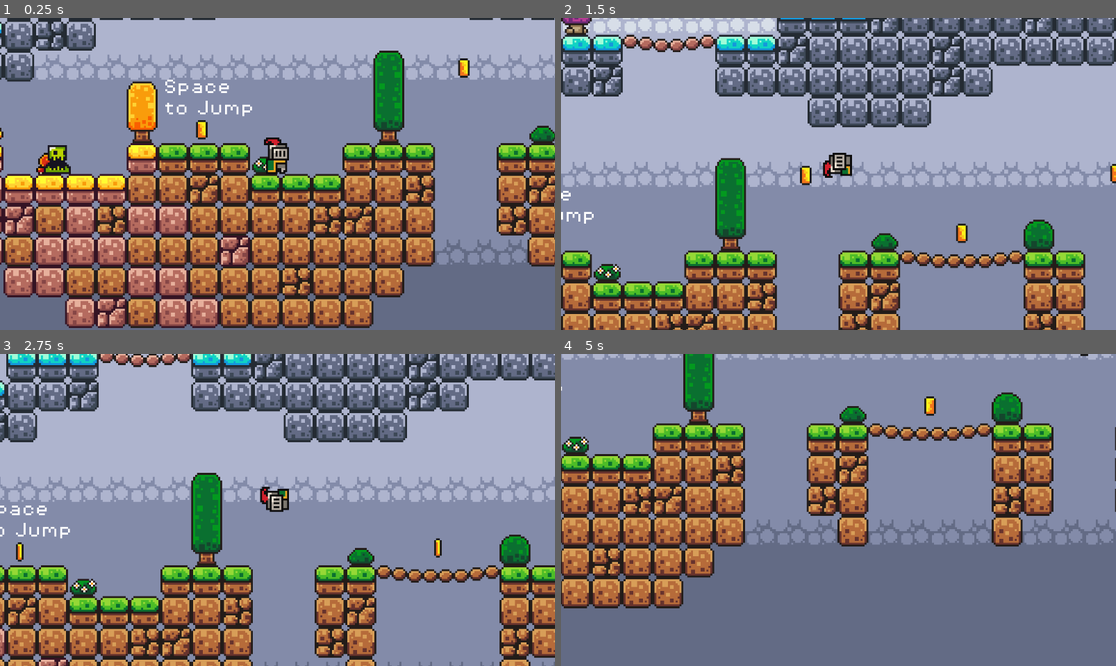
Above: before the commit, frames 1-4 (two rows, left to right).
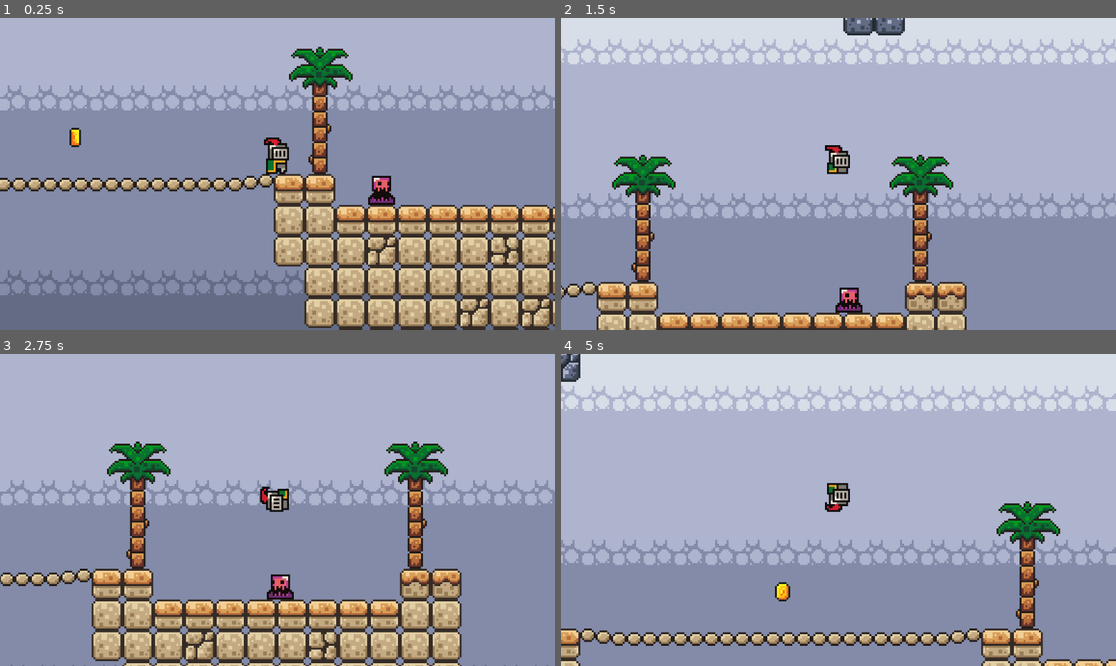
Above: after the commit, the same moments.

Repository: infi-defi/2d-platformer
Game: Godot game, scene res://scenes/game.tscn
Same seed, same stepped clock (60 frames per second), same inputs: the game is played once before the commit and once after it.
Inputs (mouse positions are in pixels of both pictures, inside the frame that each line leads up to):
- Up to frame 1 (0.25 s): no input
- Up to frame 2 (1.5 s): move the mouse to (960, 158) at 0.52 s; hold D (move_right) from 0.53 s (still down); click (960, 158) at 0.6 s; tap Space (jump) at 0.77, 0.8, 1.07, 1.35 s; move the mouse to (727, 189) at 1.27 s
- Up to frame 3 (2.75 s): tap Space (jump) at 1.52, 1.82, 2.3 s; click (166, 525) at 1.55 s; move the mouse to (333, 441) at 2.02 s; release D (move_right) at 2.03 s; hold A (move_left) from 2.03 s (still down); click (333, 441) at 2.1 s
- Up to frame 4 (5 s): move the mouse to (810, 572) at 2.77 s; release A (move_left) at 2.78 s; hold D (move_right) 2.78-4.28 s; click (810, 572) at 2.85 s; tap Space (jump) at 3.02, 3.32, 3.6, 3.77, 4.07, 4.52, 4.82 s; move the mouse to (1005, 556) at 3.52 s; tap R (reset, bound only after the commit) at 4.15 s; move the mouse to (672, 463) at 4.27 s; hold A (move_left) from 4.28 s (still down); click (672, 463) at 4.35 s

The runs differ from the first frame. In frame 1, 66% of the frame differs, in the area x 0-100%, y 0-100%; in frame 2, 51%; in frame 3, 51%; in frame 4, 100%.

Commit message:
added better enemy code & added attack stuff

Diff:
--- a/project.godot
+++ b/project.godot
@@ -44,6 +44,16 @@
 "events": [Object(InputEventKey,"resource_local_to_scene":false,"resource_name":"","device":-1,"window_id":0,"alt_press …(182 unchanged characters)…
 ]
 }
+attack={
+"deadzone": 0.5,
+"events": [Object(InputEventMouseButton,"resource_local_to_scene":false,"resource_name":"","device":-1,"window_id":0,"alt_pressed":false,"shift_pressed":false,"ctrl_pressed":false,"meta_pressed":false,"button_mask":1,"position":Vector2(160, 12),"global_position":Vector2(164, 53),"factor":1.0,"button_index":1,"canceled":false,"pressed":true,"double_click":false,"script":null)
+]
+}
+reset={
+"deadzone": 0.5,
+"events": [Object(InputEventKey,"resource_local_to_scene":false,"resource_name":"","device":-1,"window_id":0,"alt_pressed":false,"shift_pressed":false,"ctrl_pressed":false,"meta_pressed":false,"pressed":false,"keycode":0,"physical_keycode":82,"key_label":0,"unicode":114,"echo":false,"script":null)
+]
+}
 
 [rendering]
 
--- a/scenes/game.tscn
+++ b/scenes/game.tscn
@@ -5,7 +5,7 @@
 [ext_resource type="Texture2D" uid="uid://c8hmccnq25asm" path="res://assets/sprites/world_tileset.png" id="2_xwj7g"]
 [ext_resource type="PackedScene" uid="uid://cd3yxew0f2jm3" path="res://scenes/coin.tscn" id="4_2ay6v"]
 [ext_resource type="PackedScene" uid="uid://6vjmimc7i356" path="res://scenes/killzone.tscn" id="5_mkcj2"]
-[ext_resource type="PackedScene" uid="uid://c0yfewirnvxdr" path="res://scenes/slime.tscn" id="6_pd57p"]
+[ext_resource type="PackedScene" uid="uid://cwtlh8a4oucvp" path="res://scenes/slime_2.tscn" id="7_2bdib"]
 [ext_resource type="FontFile" uid="uid://ba5p3i381qvj1" path="res://assets/fonts/PixelOperator8.ttf" id="7_sad4y"]
 [ext_resource type="Script" path="res://scripts/game_manager.gd" id="8_5qrbf"]
 [ext_resource type="FontFile" uid="uid://bf14igco0n4up" path="res://assets/fonts/PixelOperator8-Bold.ttf" id="9_aq2rb"]
@@ -504,7 +504,7 @@
 layer_1/tile_data = PackedInt32Array(131072, 0, 0, 131073, 0, 0, 131074, 0, 0, 65539, 0, 0, 65540, 0, 0, 131071, 0, 0,  …(9593 unchanged characters)…
 
 [node name="player" parent="." instance=ExtResource("1_24cd3")]
-position = Vector2(26.197, 14.9554)
+position = Vector2(829.99, 5.3459)
 
 [node name="Camera2D" type="Camera2D" parent="player"]
 zoom = Vector2(4, 4)
@@ -578,16 +578,10 @@
 [node name="CollisionShape2D" type="CollisionShape2D" parent="killzone"]
 shape = SubResource("WorldBoundaryShape2D_tqeii")
 
-[node name="slime3" type="Node" parent="."]
-
-[node name="slime" parent="slime3" instance=ExtResource("6_pd57p")]
-position = Vector2(-103, 35)
-
-[node name="slime2" parent="slime3" instance=ExtResource("6_pd57p")]
-position = Vector2(329, 35)
-
-[node name="slime3" parent="slime3" instance=ExtResource("6_pd57p")]
-position = Vector2(867, 35)
+[node name="slime" type="Node" parent="."]
+
+[node name="slime3" parent="slime" instance=ExtResource("7_2bdib")]
+position = Vector2(869, 35)
 
 [node name="text" type="Node" parent="."]
 
@@ -618,3 +612,9 @@
 x / 13 coins"
 horizontal_alignment = 1
 autowrap_mode = 2
+
+[node name="slime2" parent="." instance=ExtResource("7_2bdib")]
+position = Vector2(36, 24)
+
+[node name="slime3" parent="." instance=ExtResource("7_2bdib")]
+position = Vector2(-88, 29)
--- a/scenes/player.tscn
+++ b/scenes/player.tscn
@@ -232,6 +232,17 @@
 [sub_resource type="CircleShape2D" id="CircleShape2D_vo4pf"]
 radius = 5.09902
 
+[sub_resource type="GDScript" id="GDScript_5u7gm"]
+script/source = "extends Area2D
+
+func _on_body_entered(body):
+	if body.has_method(\"die\") && Input.is_action_pressed(\"attack\"):  # Adjust to your specific names
+		body.die()
+"
+
+[sub_resource type="RectangleShape2D" id="RectangleShape2D_mv7ea"]
+size = Vector2(22, 10)
+
 [node name="player" type="CharacterBody2D"]
 z_index = 5
 collision_layer = 2
@@ -240,7 +251,7 @@
 [node name="AnimatedSprite2D" type="AnimatedSprite2D" parent="."]
 position = Vector2(0, -12)
 sprite_frames = SubResource("SpriteFrames_x1xlw")
-animation = &"idle"
+animation = &"death"
 
 [node name="CollisionShape2D" type="CollisionShape2D" parent="."]
 position = Vector2(0, -5)
@@ -249,3 +260,15 @@
 [node name="cayoteTimer" type="Timer" parent="."]
 wait_time = 0.15
 one_shot = true
+
+[node name="sword" type="Area2D" parent="."]
+script = SubResource("GDScript_5u7gm")
+
+[node name="CollisionShape2D" type="CollisionShape2D" parent="sword"]
+position = Vector2(16, -5)
+shape = SubResource("RectangleShape2D_mv7ea")
+
+[node name="Cooldown" type="Timer" parent="sword"]
+wait_time = 0.25
+
+[connection signal="timeout" from="sword/Cooldown" to="." method="_on_cooldown_timeout"]
--- /dev/null
+++ b/scenes/slime_2.tscn
@@ -0,0 +1,149 @@
+[gd_scene load_steps=19 format=3 uid="uid://cwtlh8a4oucvp"]
+
+[ext_resource type="Script" path="res://scripts/slime_2.gd" id="1_5t4if"]
+[ext_resource type="Texture2D" uid="uid://b246guuf3r6r" path="res://assets/sprites/slime_purple.png" id="1_kdo22"]
+[ext_resource type="PackedScene" uid="uid://6vjmimc7i356" path="res://scenes/killzone.tscn" id="2_t2g4y"]
+
+[sub_resource type="AtlasTexture" id="AtlasTexture_860ng"]
+atlas = ExtResource("1_kdo22")
+region = Rect2(72, 0, 24, 24)
+
+[sub_resource type="AtlasTexture" id="AtlasTexture_0myqq"]
+atlas = ExtResource("1_kdo22")
+region = Rect2(48, 0, 24, 24)
+
+[sub_resource type="AtlasTexture" id="AtlasTexture_eei7o"]
+atlas = ExtResource("1_kdo22")
+region = Rect2(24, 0, 24, 24)
+
+[sub_resource type="AtlasTexture" id="AtlasTexture_ubwky"]
+atlas = ExtResource("1_kdo22")
+region = Rect2(0, 0, 24, 24)
+
+[sub_resource type="AtlasTexture" id="AtlasTexture_iiffa"]
+atlas = ExtResource("1_kdo22")
+region = Rect2(0, 24, 24, 24)
+
+[sub_resource type="AtlasTexture" id="AtlasTexture_lep6n"]
+atlas = ExtResource("1_kdo22")
+region = Rect2(24, 24, 24, 24)
+
+[sub_resource type="AtlasTexture" id="AtlasTexture_hbl1w"]
+atlas = ExtResource("1_kdo22")
+region = Rect2(48, 24, 24, 24)
+
+[sub_resource type="AtlasTexture" id="AtlasTexture_eikbr"]
+atlas = ExtResource("1_kdo22")
+region = Rect2(72, 24, 24, 24)
+
+[sub_resource type="AtlasTexture" id="AtlasTexture_ilxci"]
+atlas = ExtResource("1_kdo22")
+region = Rect2(0, 48, 24, 24)
+
+[sub_resource type="AtlasTexture" id="AtlasTexture_qcdvs"]
+atlas = ExtResource("1_kdo22")
+region = Rect2(24, 48, 24, 24)
+
+[sub_resource type="AtlasTexture" id="AtlasTexture_x6avd"]
+atlas = ExtResource("1_kdo22")
+region = Rect2(48, 48, 24, 24)
+
+[sub_resource type="AtlasTexture" id="AtlasTexture_7n5sm"]
+atlas = ExtResource("1_kdo22")
+region = Rect2(72, 48, 24, 24)
+
+[sub_resource type="SpriteFrames" id="SpriteFrames_2tn88"]
+animations = [{
+"frames": [{
+"duration": 1.0,
+"texture": SubResource("AtlasTexture_860ng")
+}, {
+"duration": 1.0,
+"texture": SubResource("AtlasTexture_0myqq")
+}, {
+"duration": 1.0,
+"texture": SubResource("AtlasTexture_eei7o")
+}, {
+"duration": 1.0,
+"texture": SubResource("AtlasTexture_ubwky")
+}],
+"loop": true,
+"name": &"death",
+"speed": 5.0
+}, {
+"frames": [{
+"duration": 1.0,
+"texture": SubResource("AtlasTexture_iiffa")
+}, {
+"duration": 1.0,
+"texture": SubResource("AtlasTexture_lep6n")
+}, {
+"duration": 1.0,
+"texture": SubResource("AtlasTexture_hbl1w")
+}, {
+"duration": 1.0,
+"texture": SubResource("AtlasTexture_eikbr")
+}],
+"loop": true,
+"name": &"default",
+"speed": 10.0
+}, {
+"frames": [{
+"duration": 1.0,
+"texture": SubResource("AtlasTexture_ilxci")
+}, {
+"duration": 1.0,
+"texture": SubResource("AtlasTexture_qcdvs")
+}, {
+"duration": 1.0,
+"texture": SubResource("AtlasTexture_x6avd")
+}, {
+"duration": 1.0,
+"texture": SubResource("AtlasTexture_7n5sm")
+}, {
+"duration": 1.0,
+"texture": SubResource("AtlasTexture_ilxci")
+}],
+"loop": false,
+"name": &"hurt",
+"speed": 8.0
+}]
+
+[sub_resource type="RectangleShape2D" id="RectangleShape2D_inngn"]
+size = Vector2(10, 15)
+
+[sub_resource type="RectangleShape2D" id="RectangleShape2D_kr1h6"]
+size = Vector2(14, 15)
+
+[node name="slime2" type="CharacterBody2D"]
+script = ExtResource("1_5t4if")
+
+[node name="AnimatedSprite2D" type="AnimatedSprite2D" parent="."]
+position = Vector2(0, -12)
+sprite_frames = SubResource("SpriteFrames_2tn88")
+animation = &"death"
+autoplay = "default"
+
+[node name="CollisionShape2D" type="CollisionShape2D" parent="."]
+position = Vector2(0, -7.5)
+shape = SubResource("RectangleShape2D_inngn")
+
+[node name="killzone" parent="." instance=ExtResource("2_t2g4y")]
+
+[node name="CollisionShape2D" type="CollisionShape2D" parent="killzone"]
+visible = false
+position = Vector2(0, 4.5)
+shape = SubResource("RectangleShape2D_kr1h6")
+
+[node name="Raycast right" type="RayCast2D" parent="."]
+position = Vector2(0, -7)
+target_position = Vector2(8, 0)
+
+[node name="Raycast left" type="RayCast2D" parent="."]
+position = Vector2(0, -7)
+target_position = Vector2(-8, 0)
+
+[node name="timer" type="Timer" parent="."]
+wait_time = 0.5
+
+[connection signal="timeout" from="timer" to="." method="_on_timer_timeout"]
--- a/scripts/player.gd
+++ b/scripts/player.gd
@@ -2,14 +2,20 @@
 
 @onready var cayoteTimer = $cayoteTimer
 @onready var animated_sprite = $AnimatedSprite2D
+@onready var cooldown = $sword/Cooldown
+@onready var collision_shape_2d = $sword/CollisionShape2D
+
+
 
 const DEFAULT_SPEED = 130.0
 const JUMP_VELOCITY = -250.0
 const EXTRA_JUMPS = 1
 
+var attacking = false
 var dead = false
 var speed = DEFAULT_SPEED
 var jumps = EXTRA_JUMPS
+var last_direction = 1
 
 # Get the gravity from the project settings to be synced with RigidBody nodes.
 var gravity = ProjectSettings.get_setting("physics/2d/default_gravity")
@@ -23,6 +29,8 @@
 	# Handle movement and animation.
 	movement()
 	animation()
+	attack()
+	devTools()
 
 	var was_on_floor = is_on_floor()
 	move_and_slide()
@@ -38,12 +46,25 @@
 func animation():
 	var direction = Input.get_axis("move_left", "move_right")
 
-	# Flip sprite based on movement direction.
+	# Update the last direction based on input
+	if direction != 0:
+		last_direction = direction
+
+	# Flip sprite based on last direction
 	if !dead:
-		animated_sprite.flip_h = direction < 0
+		if last_direction < 0:
+			animated_sprite.flip_h = true
+			collision_shape_2d.position.x = -16
+		elif last_direction > 0:
+			animated_sprite.flip_h = false
+			collision_shape_2d.position.x = 16
 
 	if dead:
 		update_animation("death")
+		return
+
+	if attacking:
+		update_animation("jump")
 		return
 
 	if is_on_floor():
@@ -72,7 +93,28 @@
 	if velocity.x != direction * speed:  # Optional check to avoid unnecessary updates
 		velocity.x = direction * speed
 
+func attack():
+	var overalapping_objects = $sword.get_overlapping_areas()
+
+	if Input.is_action_just_pressed("attack") &&  !dead && attacking == false:
+		attacking = true
+		for area in overalapping_objects:
+			var parent = area.get_parent()
+			# Check if the parent has the 'die' method
+			if parent.has_method("damage"):
+				parent.damage()
+		cooldown.start()
+
+
+func _on_cooldown_timeout():
+	attacking = false
+
 func die():
 	dead = true
 	speed = 0
 	velocity.x = 0
+
+
+func devTools():
+	if Input.is_action_just_pressed("reset"):
+		get_tree().reload_current_scene()
--- /dev/null
+++ b/scripts/slime_2.gd
@@ -0,0 +1,67 @@
+extends CharacterBody2D
+
+# Nodes and Constants
+@onready var raycast_right = $"Raycast right"
+@onready var raycast_left = $"Raycast left"
+@onready var animated_sprite = $AnimatedSprite2D
+@onready var timer = $timer
+
+const SPEED = 60
+const DAMAGE_TIME = 1.0  # Duration of the damaged state in seconds
+
+# Variables
+var damaged = false
+var health = 2
+var direction = 1
+var gravity = ProjectSettings.get_setting("physics/2d/default_gravity")
+
+# Called every frame. 'delta' is the elapsed time since the previous frame.
+func _physics_process(delta):
+	apply_gravity(delta)
+	check_wall_collisions()
+	update_movement()
+	move_and_slide()
+
+# Applies gravity to the velocity.
+func apply_gravity(delta):
+	if not is_on_floor():
+		velocity.y += gravity * delta
+
+# Checks for wall collisions and updates direction.
+func check_wall_collisions():
+	if raycast_right.is_colliding():
+		direction = -1
+		animated_sprite.flip_h = true
+	elif raycast_left.is_colliding():
+		direction = 1
+		animated_sprite.flip_h = false
+
+# Updates movement based on the damaged state.
+func update_movement():
+	if damaged:
+		velocity.x = 0
+	else:
+		velocity.x = direction * SPEED
+
+# Handles character damage.
+func damage():
+	if not damaged:  # Prevent multiple damage processing.
+		damaged = true
+		health -= 1
+		play_damage_animation()
+		timer.start()
+
+# Plays the appropriate animation based on health.
+func play_damage_animation():
+	if health > 0:
+		animated_sprite.play("hurt")
+	else:
+		animated_sprite.play("death")
+
+# Called when the timer times out.
+func _on_timer_timeout():
+	if health > 0:
+		animated_sprite.play("default")
+		damaged = false
+	else:
+		queue_free()
Not shown: 1 places in scenes/player.tscn that only renumber resources
